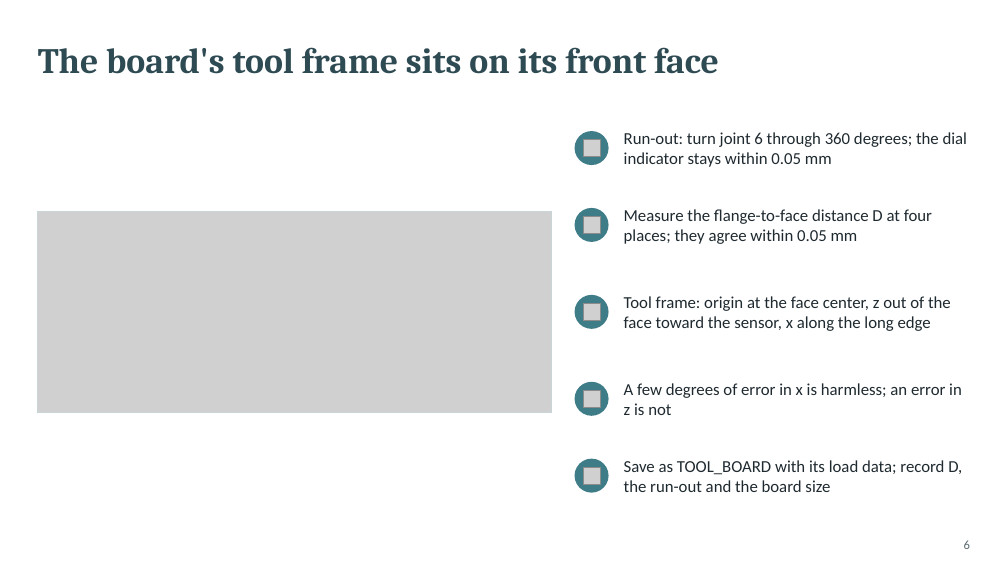
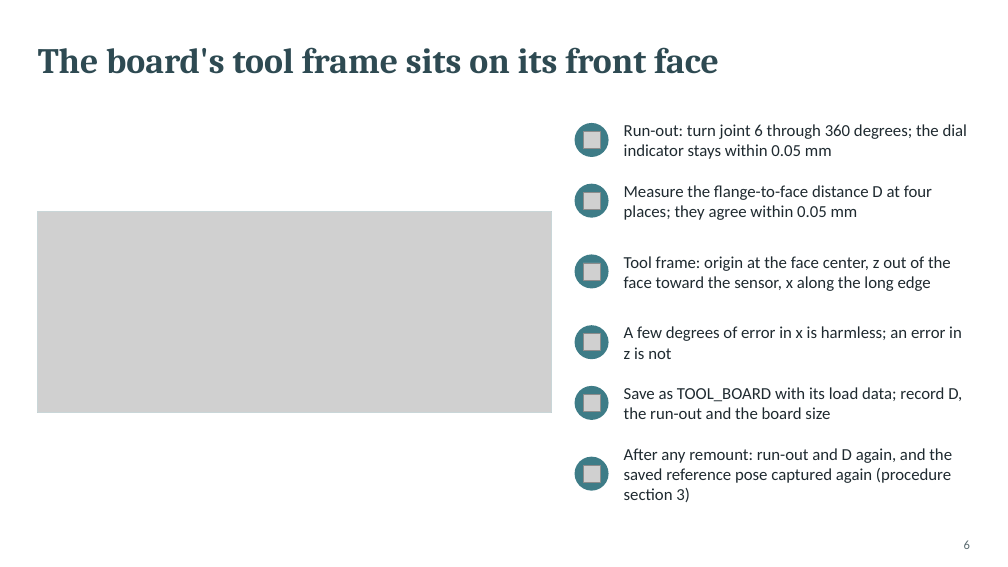
Before and after one commit to glibertyreach/plane_plane_registration, a slide deck: slide 6 of docs/presentations/registration_test_procedure.pptx. Drawn at 1008x567 pixels with LibreOffice and Linux fonts; fonts in the diff are those of the drawing; grey boxes stand for pictures. Boxes give left, top, right and bottom in pixels: in the first picture for what was removed or moved away, otherwise in the second. Text is boxed around its words. In the diff, an @@ line names an element or a change of style, - is before the commit and + after.

```diff
--- a/docs/presentations/registration_test_procedure.pptx
+++ b/docs/presentations/registration_test_procedure.pptx
@@ text "Run-out: turn joint 6 through ...": place and size @@
-text "Run-out: turn joint 6 through ..." at [624, 132, 968, 167]
+text "Run-out: turn joint 6 through ..." at [624, 124, 968, 159]
@@ ellipse: place and size @@
-ellipse at [575, 131, 609, 165]
+ellipse at [575, 123, 609, 157]
@@ picture: place and size @@
-picture at [583, 140, 600, 157]
+picture at [583, 132, 600, 149]
@@ text "Measure the flange-to-face distance D ...": place and size @@
-text "Measure the flange-to-face distance D ..." at [624, 209, 932, 244]
+text "Measure the flange-to-face distance D ..." at [624, 185, 932, 220]
@@ ellipse: place and size @@
-ellipse at [575, 208, 609, 242]
+ellipse at [575, 184, 609, 218]
@@ picture: place and size @@
-picture at [583, 216, 600, 234]
+picture at [583, 192, 600, 209]
@@ text "Tool frame: origin at the ...": place and size @@
-text "Tool frame: origin at the ..." at [624, 296, 951, 331]
+text "Tool frame: origin at the ..." at [624, 256, 951, 291]
@@ ellipse: place and size @@
-ellipse at [575, 295, 609, 329]
+ellipse at [575, 255, 609, 289]
@@ picture: place and size @@
-picture at [583, 303, 600, 321]
+picture at [583, 263, 600, 281]
@@ ellipse: place and size @@
-ellipse at [575, 382, 609, 416]
+ellipse at [575, 325, 609, 359]
@@ text "A few degrees of error ...": place and size @@
-text "A few degrees of error ..." at [624, 383, 962, 415]
+text "A few degrees of error ..." at [624, 326, 962, 359]
@@ picture: place and size @@
-picture at [583, 390, 600, 408]
+picture at [583, 333, 600, 351]
@@ ellipse: place and size @@
-ellipse at [575, 459, 609, 493]
+ellipse at [575, 386, 609, 420]
@@ text "Save as TOOL_BOARD with its ...": place and size @@
-text "Save as TOOL_BOARD with its ..." at [624, 460, 962, 492]
+text "Save as TOOL_BOARD with its ..." at [624, 387, 962, 419]
@@ picture: place and size @@
-picture at [583, 467, 600, 485]
+picture at [583, 395, 600, 412]
@@ text added at [624, 448, 952, 502], 16 pt, text #1F2A30 @@
+After any remount: run-out and D again, and the saved reference pose captured again (procedure section 3)
@@ ellipse added at [575, 457, 609, 491], fill #3E7C87 @@
@@ picture added at [583, 465, 600, 482] @@
```
Also in this commit, not shown: 1 other slide changed, 10 other files.
